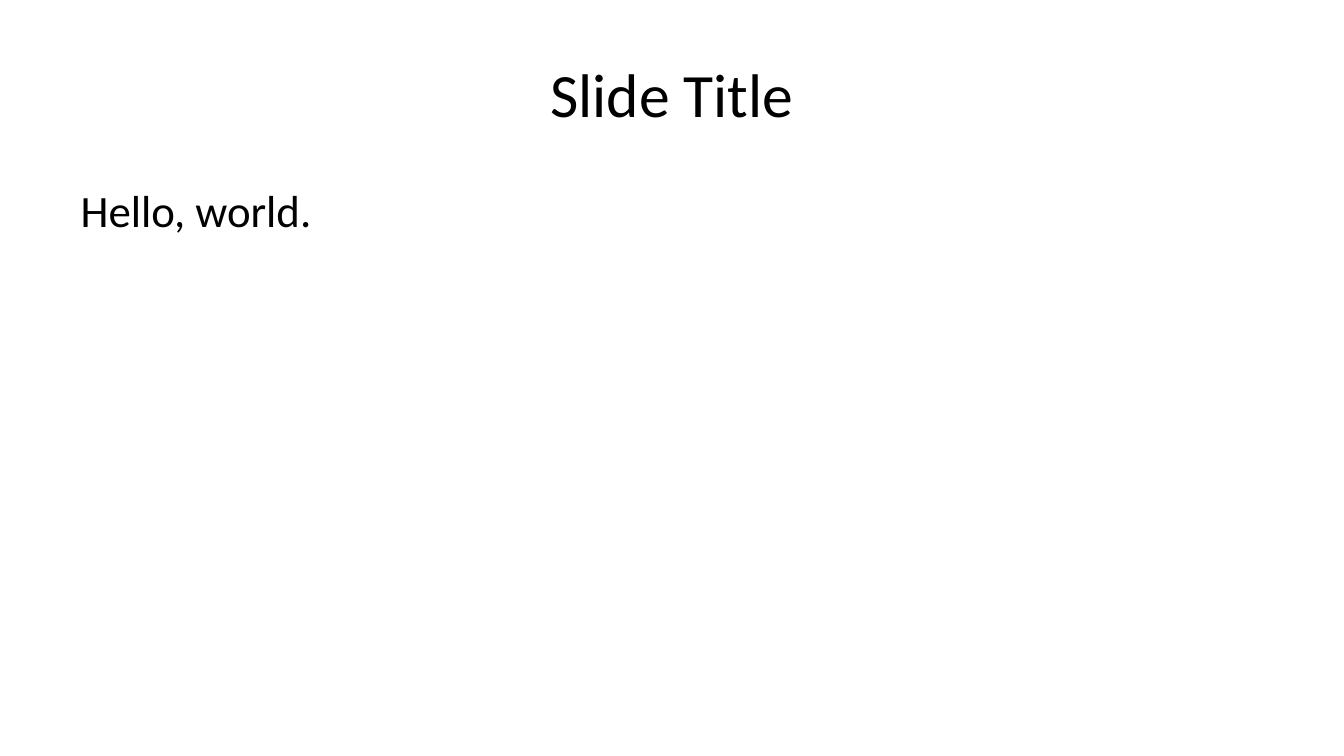
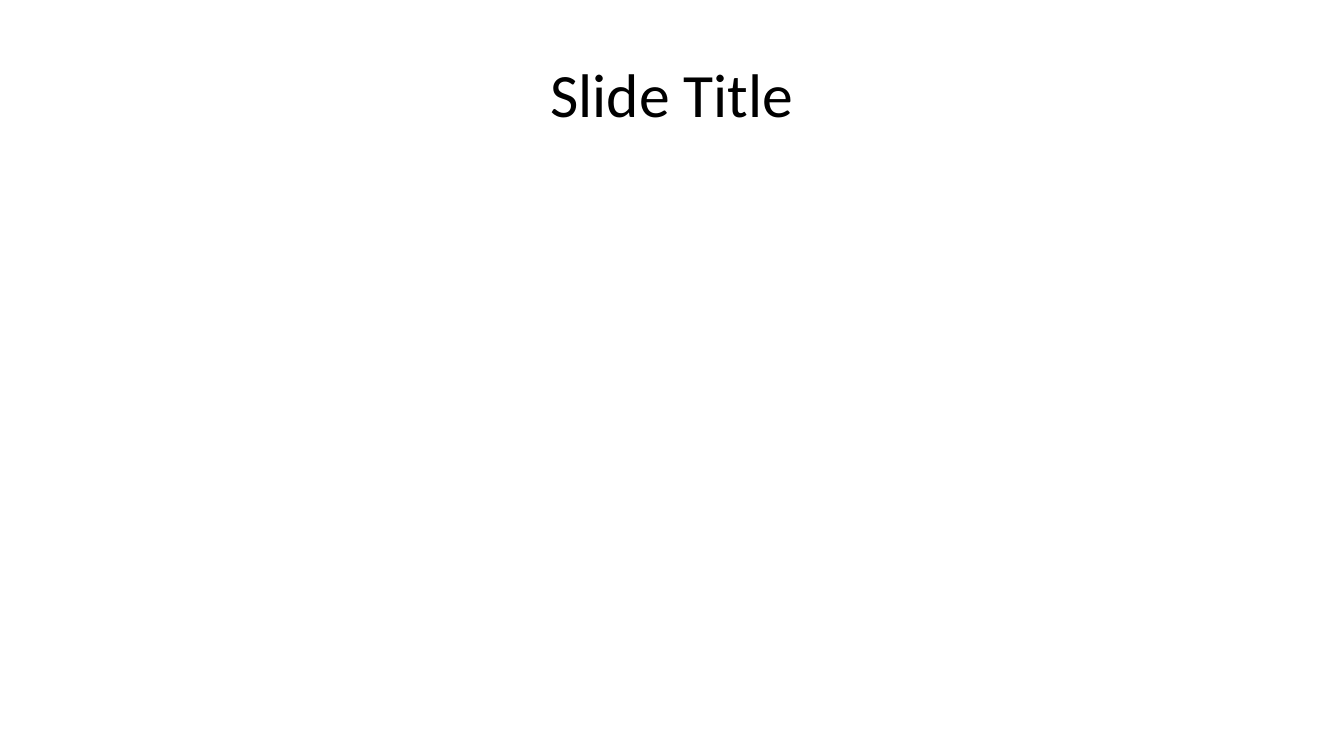
Before and after one commit to jcsalo/patient_education, a slide deck: slide 2 of template.pptx. Drawn at 1344x756 pixels with LibreOffice and Linux fonts; fonts in the diff are those of the drawing. Boxes give left, top, right and bottom in pixels: in the first picture for what was removed or moved away, otherwise in the second. Text is boxed around its words. In the diff, an @@ line names an element or a change of style, - is before the commit and + after.

```diff
--- a/template.pptx
+++ b/template.pptx
@@ text removed at [81, 196, 311, 233] @@
-Hello, world.
```
Also in this commit, not shown: 1 other slide changed, 4 other files.
